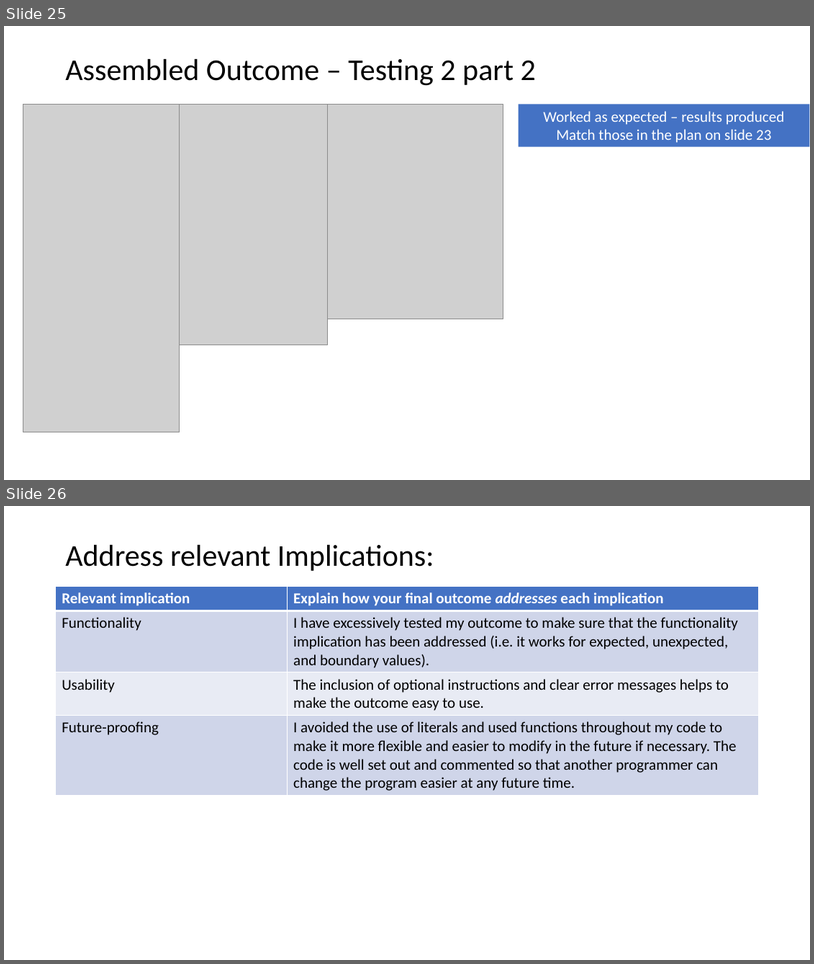
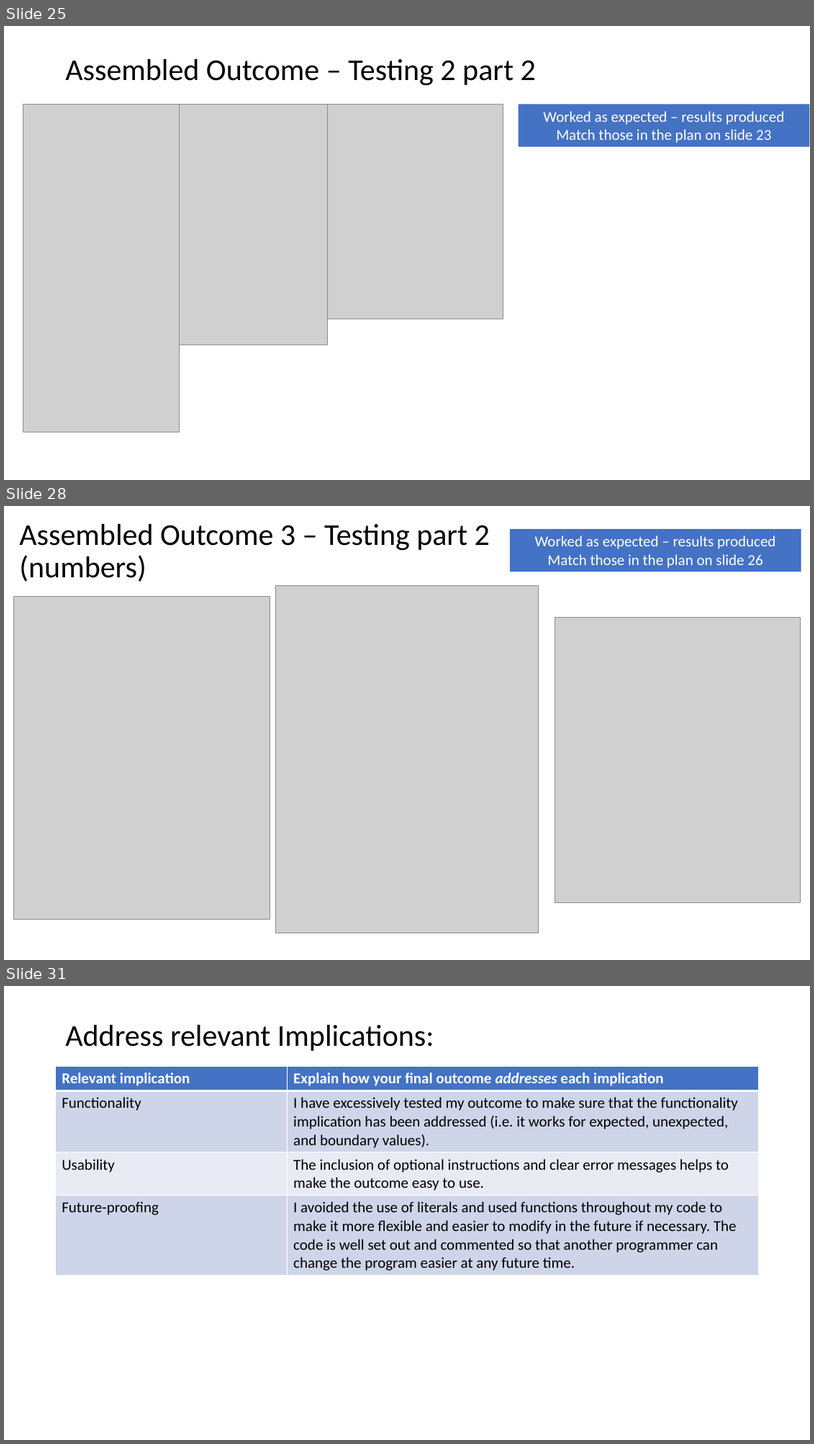
Before and after one commit to twschool/Assessment, a slide deck: Maori quiz documentation.pptx. Shown one above the other, each under a label of ours: slides 25 and 26 before the commit, slides 25, 28 and 31 after it; the slides between them are not shown. The pictures are 814x964 and 814x1444 pixels, drawn with LibreOffice and Linux fonts; fonts in the diff are those of the drawing; grey boxes stand for pictures. Boxes give left, top, right and bottom in pixels: in the first picture for what was removed or moved away, otherwise in the second. Text is boxed around its words. In the diff, an @@ line names an element or a change of style, - is before the commit and + after.

```diff
--- a/Maori quiz documentation.pptx
+++ b/Maori quiz documentation.pptx
@@ slide 28 added at box(4, 506, 810, 960), background #FFFFFF @@
@@ title added at box(19, 524, 490, 582), 36 pt, text #000000 @@
+Assembled Outcome 3 – Testing part 2
+(numbers)
@@ rectangle added at box(510, 529, 802, 572), fill #4472C4, 18 pt, text #FFFFFF @@
+Worked as expected – results produced
+Match those in the plan on slide 26
@@ picture added at box(276, 586, 538, 932) @@
@@ picture added at box(13, 596, 270, 919) @@
@@ picture added at box(556, 618, 801, 902) @@
@@ what was slide 26 is now slide 31 @@
```
Also in this commit, not shown: 6 slides changed, 5 other slides added, 1 other file.
